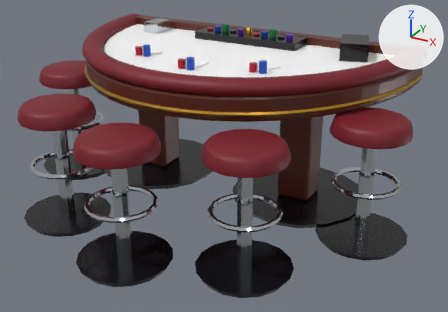
One commit to the Blender file v2/assets/sources/table-blackjack.blend: the scene before it, then after it.
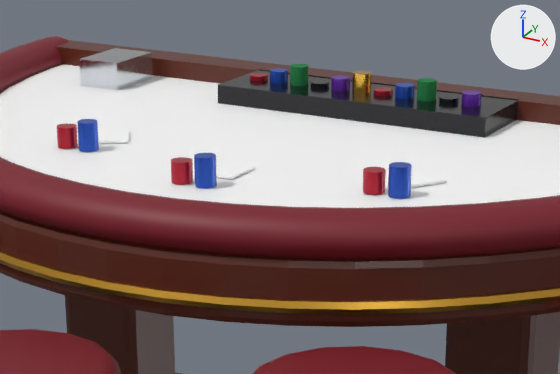
There are two pictures of each version: one whole from a 50 mm lens placed at (2.56, -3.6, 1.58), pointed at (1.17, -1.07, 0.32), one close up on the part from 25% to 72% of the width and 0% to 45% of the height. Arrows for +X, +Y and +Z are at upper right; the lights stay in place. The older version's two pictures come first. Objects named as collision shapes, trigger or cutter boxes, shadow casters or lower levels of detail are left out.

The first close-up shows 'table-blackjack_lod0'.
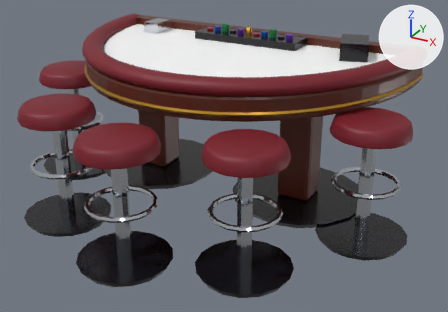
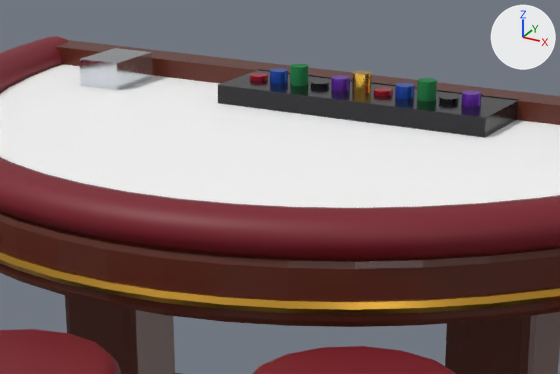
Pixel boxes [x1, y1, x2, y2] of what changed, in the close-ups (560 x 374 px):
part 1 of me_table_blackjack_lod0_001, deleted: before [57, 119, 447, 199]

The change, as a list of edits to the scene's bpy script:
```text
Change me_table_blackjack_lod0_001:
    used by ob_table_blackjack_lod0; parent = ob_lod0; location = (0.0, 0.0, 0.0)
    remove me_table_blackjack_lod0_001.from_pydata(...)  # 4340 vertices, 2106 faces; spans x -0.1..2.1, y -1.92..-0.3, z 0.0..0.85
    add me_table_blackjack_lod0_001.from_pydata(...)  # 4028 vertices, 2016 faces; spans x -0.1..2.1, y -1.92..-0.3, z 0.0..0.85
    me_table_blackjack_lod0_001 part 1: 36 loose pieces with 312 vertices, spanning x 0.61..1.38, y -1.14..-0.86, z 0.76..0.82, are deleted
    remove me_table_blackjack_lod0_001.materials.append(mat_white)  # white #ffffff
```
